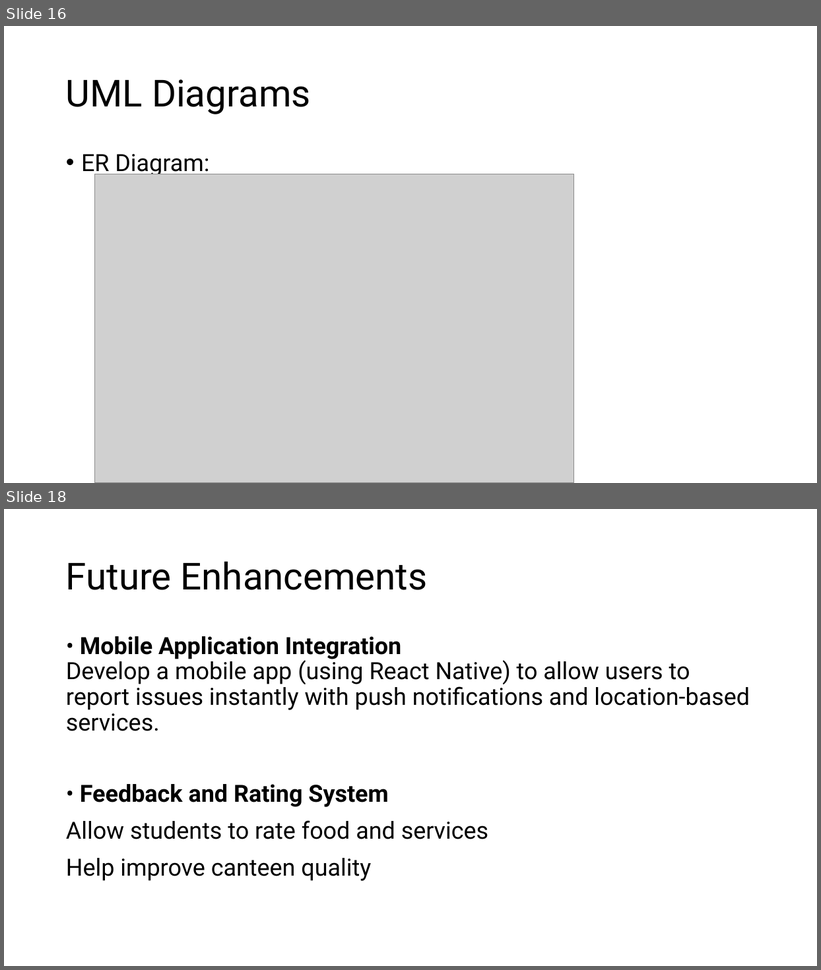
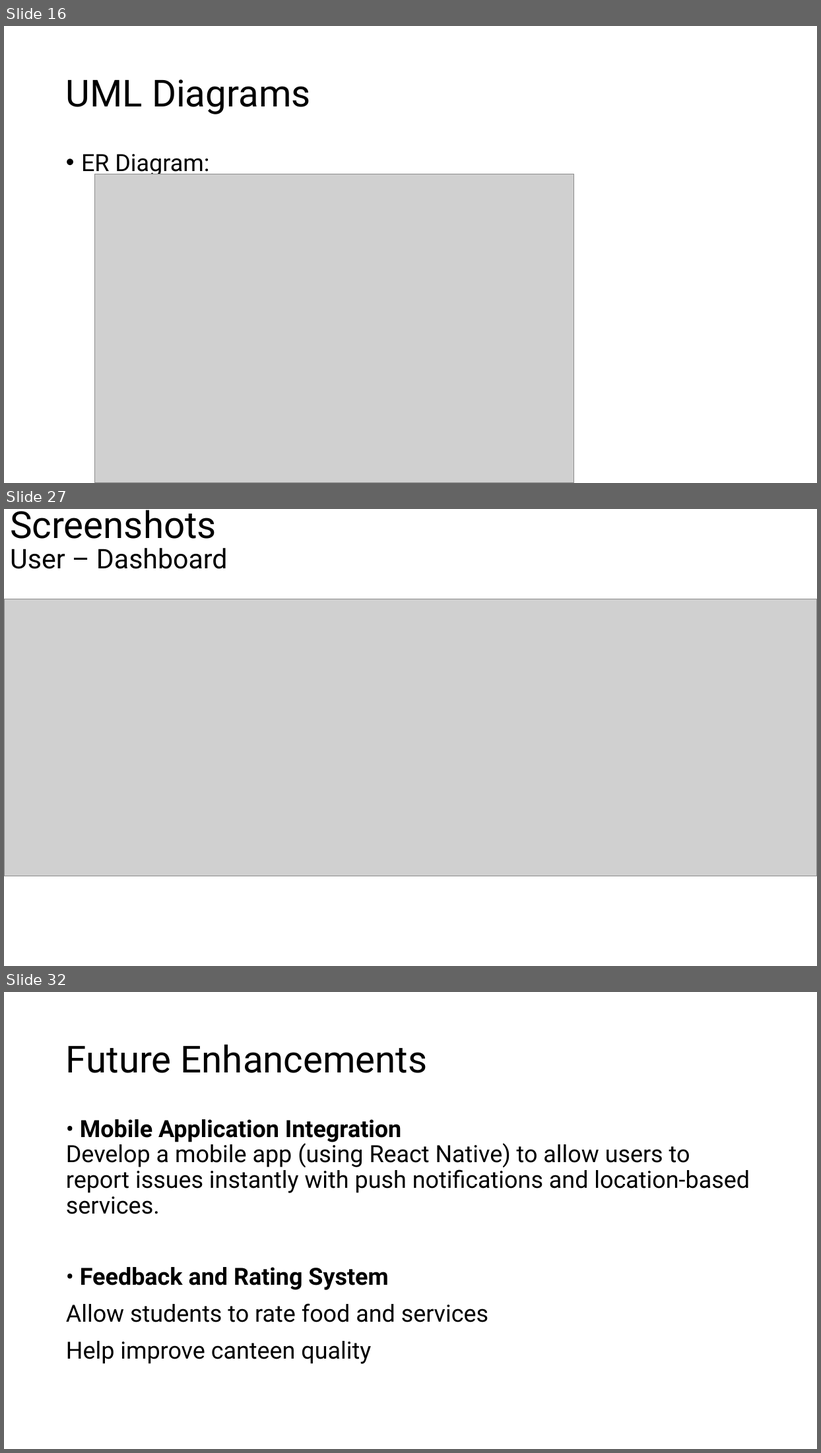
Before and after one commit to Lumineskz/project-ii-main, a slide deck: Slides/mid defense.pptx. Shown one above the other, each under a label of ours: slides 16 and 18 before the commit, slides 16, 27 and 32 after it; the slides between them are not shown. The pictures are 821x970 and 821x1453 pixels, drawn with LibreOffice and Linux fonts; fonts in the diff are those of the drawing; grey boxes stand for pictures. Boxes give left, top, right and bottom in pixels: in the first picture for what was removed or moved away, otherwise in the second. Text is boxed around its words. In the diff, an @@ line names an element or a change of style, - is before the commit and + after.

```diff
--- a/Slides/mid defense.pptx
+++ b/Slides/mid defense.pptx
@@ slide 27 added at (4,509,817,966), background #FFFFFF @@
@@ title added at (10,510,217,539), 44 pt, text #000000 @@
+Screenshots
@@ text added at (10,548,228,569), 32 pt, text #000000 @@
+User – Dashboard
@@ picture added at (4,599,817,876) @@
@@ what was slide 18 is now slide 32 @@
```
Also in this commit, not shown: 1 slide changed, 13 other slides added, 7 other files.
